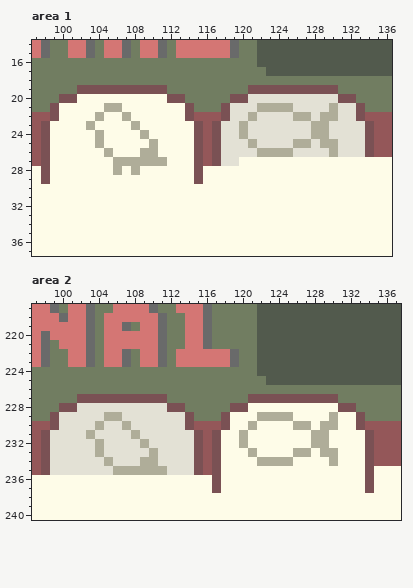
Pixel-art file: Assets/Sprites/UI/GameMenu.aseprite. The picture above was drawn from the file before the commit.
900x850 pixels, 1 frame. Colours within 5 levels of each other are drawn and written as one. Shown: area 1: x 97..136, y 14..37; area 2: x 97..137, y 217..240.
Now the later version:
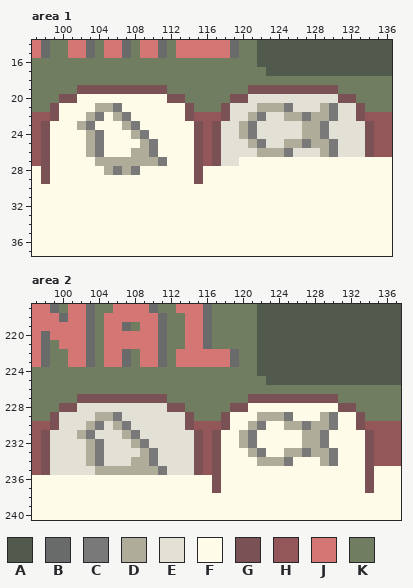
Palette (. is transparent): A #525a4d  B #696a6a  C #797979  D #afad99  E #e3e1d5  F #fefce8  G #7a5154  H #945759  J #d47674  K #717d61
The author wrote: Expanding game menu WIP. Cursor works
Change:
--- area 1, layer "Layer 1"
@@ x 97..136 @@
 20 KKKGGFFFFFFFFFFGGKKKKKGGEEEEEEEEEEGGKKKK
-21 KKGFFFFFDDFFFFFFFGKKKGEEEDDDDEEEEDEEGKKK
-22 HHGFFFFDFFDFFFFFFGHHHGEEDEEEEDDEDDEEGHHH
-23 HGFFFFDFFFFDFFFFFFGHGEEDEEEEEEEDDEEEEGHH
-24 HGFFFFFDFFFFDFFFFFGHGEEDEEEEEEEDDEEEEGHH
-25 HGFFFFFDFFFFFDFFFFGHGEEEDEEEEDDEDDEEEGHH
-26 HGFFFFFFDFFFDDFFFFGHGEEEEDDDDEEEEDEEEGHH
-27 HGFFFFFFFDDDDDDFFFGHGEEFFFFFFFFFFFFFFFFF
-28 FGFFFFFFFDFDFFFFFFGFFFFFFFFFFFFFFFFFFFFF
+21 KKGFFFFDDCFFFFFFFGKKKGEEEDDDCEEEDCEEGKKK
+22 HHGFFFDCFDCFFFFFFGHHHGEEDCEEDDCDDCEEGHHH
+23 HGFFFDCFFFDCFFFFFFGHGEEDCEEEEEDDCEEEEGHH
+24 HGFFFFDCFFFDCFFFFFGHGEEDCEEEEEDDCEEEEGHH
+25 HGFFFFDCFFFFDCFFFFGHGEEEDCEEDDCDDCEEEGHH
+26 HGFFFFDCFFFDDCFFFFGHGEEEEDDDCEEEDCEEEGHH
+27 HGFFFFFDDDDDDDCFFFGHGEEFFFFFFFFFFFFFFFFF
+28 FGFFFFFFDCDCFFFFFFGFFFFFFFFFFFFFFFFFFFFF
 29 FGFFFFFFFFFFFFFFFFGFFFFFFFFFFFFFFFFFFFFF
--- area 2, layer "Layer 1"
@@ x 97..137 @@
 228 KKKGGEEEEEEEEEEGGKKKKKGGFFFFFFFFFFGGKKKKK
-229 KKGEEEEEDDEEEEEEEGKKKGFFFDDDDFFFFDFFGKKKK
-230 HHGEEEEDEEDEEEEEEGHHHGFFDFFFFDDFDDFFGHHHH
-231 HGEEEEDEEEEDEEEEEEGHGFFDFFFFFFFDDFFFFGHHH
-232 HGEEEEEDEEEEDEEEEEGHGFFDFFFFFFFDDFFFFGHHH
-233 HGEEEEEDEEEEEDEEEEGHGFFFDFFFFDDFDDFFFGHHH
-234 HGEEEEEEDEEEDDEEEEGHGFFFFDDDDFFFFDFFFGHHH
-235 HGEEEEEEEDDDDDDEEEGHGFFFFFFFFFFFFFFFFGFFF
+229 KKGEEEEDDCEEEEEEEGKKKGFFFDDDCFFFDCFFGKKKK
+230 HHGEEEDCEDCEEEEEEGHHHGFFDCFFDDCDDCFFGHHHH
+231 HGEEEDCEEEDCEEEEEEGHGFFDCFFFFFDDCFFFFGHHH
+232 HGEEEEDCEEEDCEEEEEGHGFFDCFFFFFDDCFFFFGHHH
+233 HGEEEEDCEEEEDCEEEEGHGFFFDCFFDDCDDCFFFGHHH
+234 HGEEEEDCEEEDDCEEEEGHGFFFFDDDCFFFDCFFFGHHH
+235 HGEEEEEDDDDDDDCEEEGHGFFFFFFFFFFFFFFFFGFFF
 236 FFFFFFFFFFFFFFFFFFFFGFFFFFFFFFFFFFFFFGFFF
